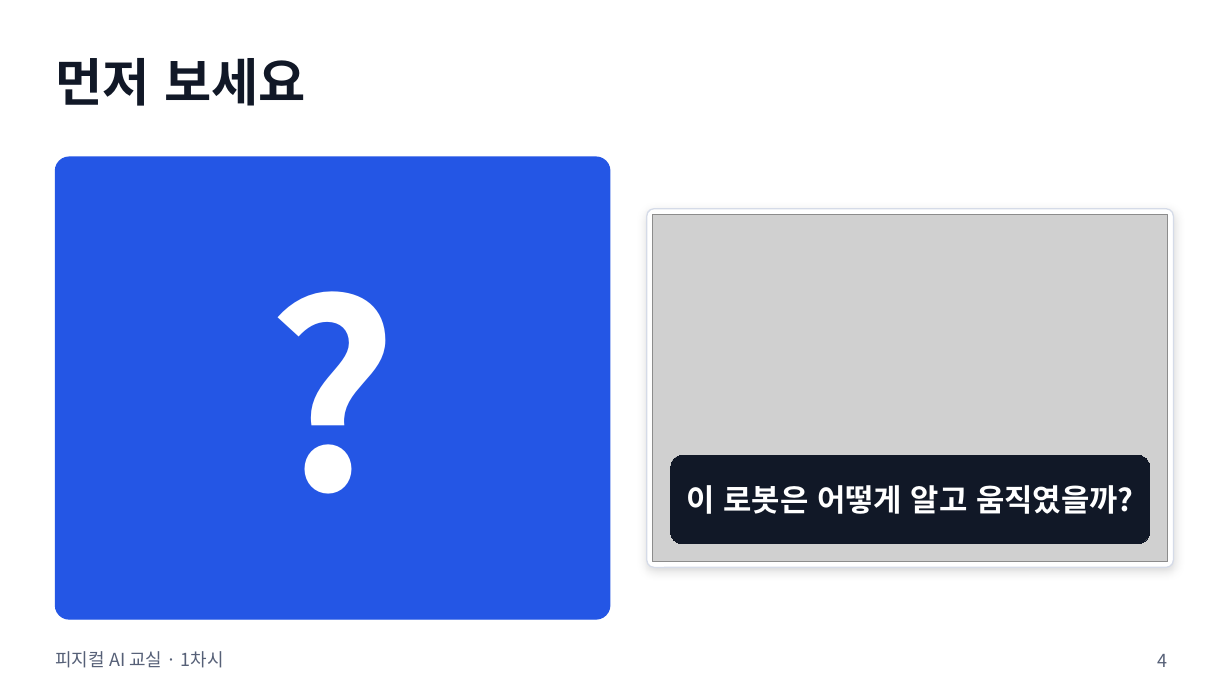
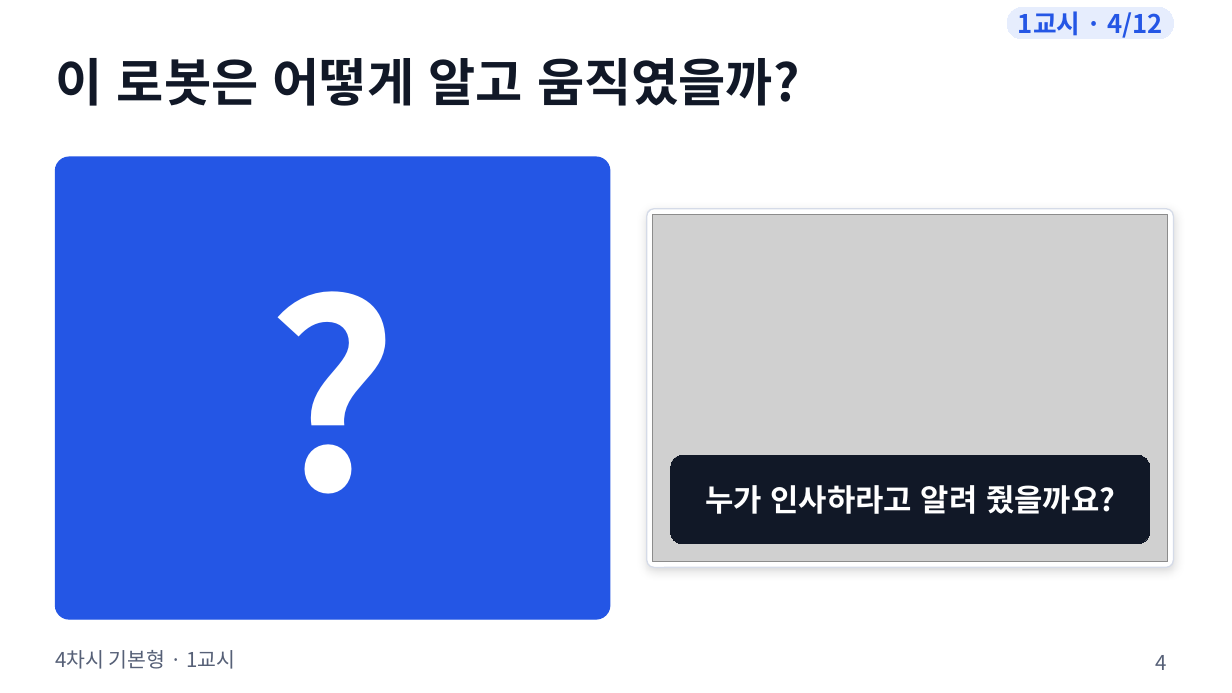
Before and after one commit to boundaryx01-uniquelife/microbit, a slide deck: slide 4 of materials/4차시_기본형/4차시_수업슬라이드.pptx. Drawn at 1232x693 pixels with LibreOffice and Linux fonts; fonts in the diff are those of the drawing; grey boxes stand for pictures. Boxes give left, top, right and bottom in pixels: in the first picture for what was removed or moved away, otherwise in the second. Text is boxed around its words. In the diff, an @@ line names an element or a change of style, - is before the commit and + after.

```diff
--- a/materials/4차시_기본형/4차시_수업슬라이드.pptx
+++ b/materials/4차시_기본형/4차시_수업슬라이드.pptx
@@ rounded rectangle added at (1007,7,1174,39), fill #E6EDFD, outline #E6EDFD 0.75 pt, 20 pt, text #2456E5, bold @@
+1교시 · 4/12
@@ text at (55,58,799,106): text changed @@
-먼저 보세요
+이 로봇은 어떻게 알고 움직였을까?
@@ text in rounded rectangle at (705,485,1115,514): text changed @@
-이 로봇은 어떻게 알고 움직였을까?
+누가 인사하라고 알려 줬을까요?
@@ text at (55,650,235,669): text changed; size 14 to 16 pt @@
-피지컬 AI 교실 · 1차시
+4차시 기본형 · 1교시
@@ page number at (1156,655,1167,670): size 14 to 16 pt @@
```
Also in this commit, not shown: 47 other slides changed, 20 other files.
